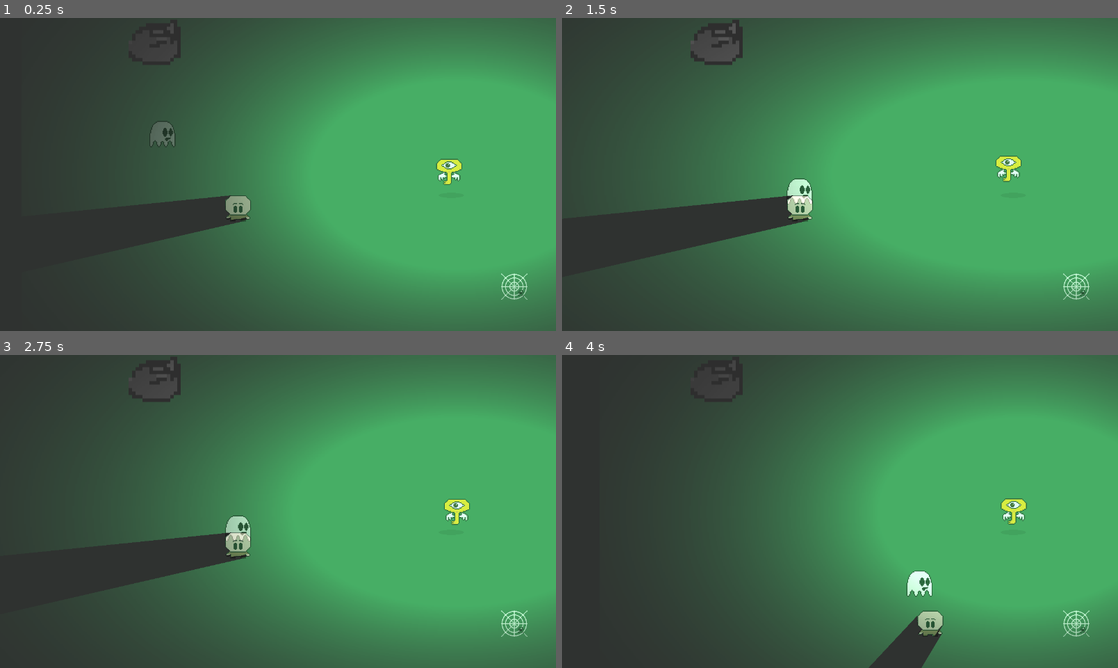
Above: before the commit, frames 1-4 (two rows, left to right).
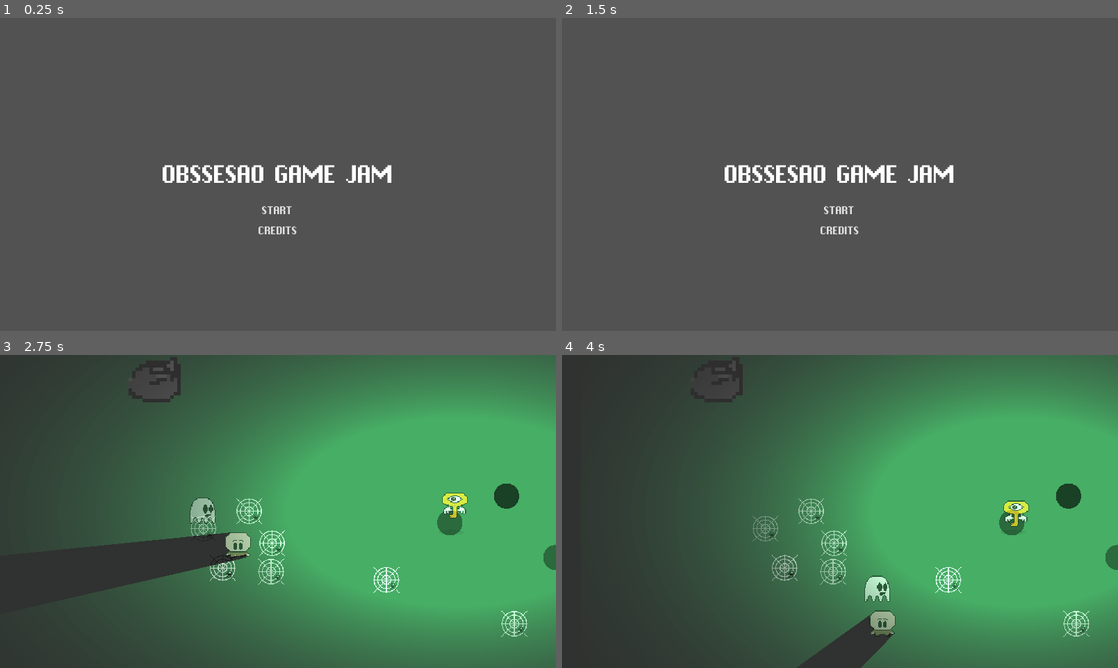
Above: after the commit, the same moments.

Repository: GameJams-fiwon123/GameD3v-OBSESSAO
Game: Godot game, scene res://Scenes/Screens/MainMenu.tscn
Two runs of this game, one before a commit and one after it. Both use one fixed random seed, a clock stepped at 60 frames per second and the inputs below. Before the commit the project starts from res://Scenes/Level1.tscn.
Inputs (mouse positions are in pixels of both pictures, inside the frame that each line leads up to):
- Up to frame 1 (0.25 s): no input
- Up to frame 2 (1.5 s): click (840, 230) at 0.5 s, where only the run after the commit has a clickable "CREDITS"; click (595, 33) at 1.25 s, where only the run after the commit has a clickable "Go Back"
- Up to frame 3 (2.75 s): click (278, 545) at 2 s, where only the run after the commit has a clickable "START"
- Up to frame 4 (4 s): hold D (right) 2.78-3.53 s; tap Space (jump) at 3.02, 3.77 s; hold S (down) from 3.53 s (still down)

The runs differ from the first frame. In frame 1, 99% of the frame differs, in the area x 0-100%, y 0-100%; in frame 2, 99%; in frame 3, 2.3%; in frame 4, 5.3%.
Error in both runs: Invalid get index '0' (on base: 'PoolVector2Array'). (res://Scripts/Key.gd:28)

Commit message:
All Screen completed

Diff:
--- a/obsessao/Scenes/Level1.tscn
+++ b/obsessao/Scenes/Level/Level1.tscn
@@ -3,11 +3,11 @@
 [ext_resource path="res://GFX/cenario_teste.png" type="Texture" id=1]
 [ext_resource path="res://Scripts/Navigation2D.gd" type="Script" id=2]
 [ext_resource path="res://Scripts/Destinations.gd" type="Script" id=3]
-[ext_resource path="res://Scenes/Player.tscn" type="PackedScene" id=4]
-[ext_resource path="res://Scenes/Key.tscn" type="PackedScene" id=5]
-[ext_resource path="res://Scenes/Ghost.tscn" type="PackedScene" id=6]
-[ext_resource path="res://Scenes/Teia.tscn" type="PackedScene" id=7]
-[ext_resource path="res://Scenes/Buraco.tscn" type="PackedScene" id=8]
+[ext_resource path="res://Scenes/Objects/Player.tscn" type="PackedScene" id=4]
+[ext_resource path="res://Scenes/Objects/Key.tscn" type="PackedScene" id=5]
+[ext_resource path="res://Scenes/Objects/Ghost.tscn" type="PackedScene" id=6]
+[ext_resource path="res://Scenes/Objects/Teia.tscn" type="PackedScene" id=7]
+[ext_resource path="res://Scenes/Objects/Buraco.tscn" type="PackedScene" id=8]
 
 [sub_resource type="NavigationPolygon" id=1]
 vertices = PoolVector2Array( 79.0388, 83.8196, 9462.43, 74.9933, 9469.21, 945.205, 79.0388, 981.47 )
@@ -83,7 +83,49 @@
 [node name="Teia" parent="Teias" instance=ExtResource( 7 )]
 position = Vector2( 804.916, 416.024 )
 
+[node name="Teia2" parent="Teias" instance=ExtResource( 7 )]
+position = Vector2( 657.548, 365.498 )
+
+[node name="Teia3" parent="Teias" instance=ExtResource( 7 )]
+position = Vector2( 525.97, 323.393 )
+
+[node name="Teia4" parent="Teias" instance=ExtResource( 7 )]
+position = Vector2( 499.654, 286.551 )
+
+[node name="Teia5" parent="Teias" instance=ExtResource( 7 )]
+position = Vector2( 447.023, 306.551 )
+
+[node name="Teia6" parent="Teias" instance=ExtResource( 7 )]
+position = Vector2( 524.917, 356.024 )
+
+[node name="Teia7" parent="Teias" instance=ExtResource( 7 )]
+position = Vector2( 469.128, 351.814 )
+
+[node name="Teia8" parent="Teias" instance=ExtResource( 7 )]
+position = Vector2( 469.128, 351.814 )
+
 [node name="Buracos" type="Node2D" parent="."]
 
 [node name="Buraco" parent="Buracos" instance=ExtResource( 8 )]
 position = Vector2( 1015.98, 323.857 )
+
+[node name="Buraco2" parent="Buracos" instance=ExtResource( 8 )]
+position = Vector2( 730.718, 299.647 )
+
+[node name="Buraco3" parent="Buracos" instance=ExtResource( 8 )]
+position = Vector2( 926.507, 256.489 )
+
+[node name="Buraco4" parent="Buracos" instance=ExtResource( 8 )]
+position = Vector2( 924.401, 399.646 )
+
+[node name="Buraco5" parent="Buracos" instance=ExtResource( 8 )]
+position = Vector2( 992.822, 369.12 )
+
+[node name="Buraco6" parent="Buracos" instance=ExtResource( 8 )]
+position = Vector2( 852.823, 339.646 )
+
+[node name="Buraco7" parent="Buracos" instance=ExtResource( 8 )]
+position = Vector2( 795.981, 269.12 )
+
+[node name="Buraco8" parent="Buracos" instance=ExtResource( 8 )]
+position = Vector2( 795.981, 269.12 )
--- a/obsessao/Scenes/Light2D.tscn
+++ b/obsessao/Scenes/Light/Light2D.tscn
@@ -1,6 +1,6 @@
 [gd_scene load_steps=2 format=2]
 
-[ext_resource path="res://Scenes/light.png" type="Texture" id=1]
+[ext_resource path="res://Scenes/Light/light.png" type="Texture" id=1]
 
 [node name="Light2D" type="Light2D"]
 position = Vector2( 2.91003, -1.94 )
--- a/obsessao/Scenes/Key.tscn
+++ b/obsessao/Scenes/Objects/Key.tscn
@@ -3,7 +3,8 @@
 [ext_resource path="res://Scripts/Key.gd" type="Script" id=1]
 [ext_resource path="res://GFX/Item_perseguido.png" type="Texture" id=2]
 [ext_resource path="res://GFX/Buraco.png" type="Texture" id=3]
-[ext_resource path="res://Scenes/Light2D.tscn" type="PackedScene" id=4]
+[ext_resource path="res://Scenes/Light/Light2D.tscn" type="PackedScene" id=4]
+
 
 [sub_resource type="RectangleShape2D" id=1]
 extents = Vector2( 9.30023, 10.2446 )
--- /dev/null
+++ b/obsessao/Scenes/Screens/Credits.tscn
@@ -0,0 +1,77 @@
+[gd_scene load_steps=6 format=2]
+
+[ext_resource path="res://Scripts/Credits.gd" type="Script" id=1]
+[ext_resource path="res://GFX/Fonts/RPGSystem.ttf" type="DynamicFontData" id=2]
+
+[sub_resource type="DynamicFont" id=1]
+size = 72
+font_data = ExtResource( 2 )
+
+[sub_resource type="DynamicFont" id=2]
+size = 32
+font_data = ExtResource( 2 )
+
+[sub_resource type="DynamicFont" id=3]
+size = 32
+font_data = ExtResource( 2 )
+
+[node name="Credits" type="Control"]
+anchor_right = 1.0
+anchor_bottom = 1.0
+script = ExtResource( 1 )
+
+[node name="ColorRect" type="ColorRect" parent="."]
+anchor_right = 1.0
+anchor_bottom = 1.0
+color = Color( 0.321569, 0.321569, 0.321569, 1 )
+
+[node name="VBoxContainer" type="VBoxContainer" parent="ColorRect"]
+anchor_left = 0.5
+anchor_top = 0.5
+anchor_right = 0.5
+anchor_bottom = 0.5
+margin_left = -98.0
+margin_top = -52.0
+margin_right = 98.0
+margin_bottom = 52.0
+custom_constants/separation = 30
+
+[node name="Title" type="Label" parent="ColorRect/VBoxContainer"]
+margin_right = 196.0
+margin_bottom = 68.0
+custom_fonts/font = SubResource( 1 )
+text = "CREDITS"
+
+[node name="VBoxContainer" type="VBoxContainer" parent="ColorRect/VBoxContainer"]
+margin_top = 98.0
+margin_right = 196.0
+margin_bottom = 168.0
+custom_constants/separation = 10
+
+[node name="Label" type="Label" parent="ColorRect/VBoxContainer/VBoxContainer"]
+margin_right = 196.0
+margin_bottom = 30.0
+custom_fonts/font = SubResource( 2 )
+text = "Euler Moises"
+align = 1
+valign = 1
+
+[node name="Label2" type="Label" parent="ColorRect/VBoxContainer/VBoxContainer"]
+margin_top = 40.0
+margin_right = 196.0
+margin_bottom = 70.0
+custom_fonts/font = SubResource( 2 )
+text = "Felipe Inoue"
+align = 1
+valign = 1
+
+[node name="ButtonGoBack" type="Button" parent="ColorRect"]
+margin_left = 25.6596
+margin_top = 20.9942
+margin_right = 129.66
+margin_bottom = 56.9942
+custom_fonts/font = SubResource( 3 )
+text = "Go Back"
+flat = true
+
+[connection signal="pressed" from="ColorRect/ButtonGoBack" to="." method="_on_ButtonGoBack_pressed"]
--- /dev/null
+++ b/obsessao/Scenes/Screens/MainMenu.tscn
@@ -0,0 +1,63 @@
+[gd_scene load_steps=5 format=2]
+
+[ext_resource path="res://Scripts/MainMenu.gd" type="Script" id=1]
+[ext_resource path="res://GFX/Fonts/RPGSystem.ttf" type="DynamicFontData" id=2]
+
+[sub_resource type="DynamicFont" id=1]
+size = 72
+font_data = ExtResource( 2 )
+
+[sub_resource type="DynamicFont" id=2]
+size = 32
+font_data = ExtResource( 2 )
+
+[node name="MainMenu" type="Control"]
+anchor_right = 1.0
+anchor_bottom = 1.0
+script = ExtResource( 1 )
+
+[node name="ColorRect" type="ColorRect" parent="."]
+anchor_right = 1.0
+anchor_bottom = 1.0
+color = Color( 0.321569, 0.321569, 0.321569, 1 )
+
+[node name="VBoxContainer" type="VBoxContainer" parent="ColorRect"]
+anchor_left = 0.5
+anchor_top = 0.5
+anchor_right = 0.5
+anchor_bottom = 0.5
+margin_left = -266.0
+margin_top = -34.0
+margin_right = 266.0
+margin_bottom = 34.0
+custom_constants/separation = 30
+
+[node name="Title" type="Label" parent="ColorRect/VBoxContainer"]
+margin_right = 532.0
+margin_bottom = 68.0
+custom_fonts/font = SubResource( 1 )
+text = "OBSSESAO GAME JAM"
+
+[node name="VBoxContainer2" type="VBoxContainer" parent="ColorRect/VBoxContainer"]
+margin_top = 98.0
+margin_right = 532.0
+margin_bottom = 180.0
+custom_constants/separation = 10
+
+[node name="ButtonStart" type="Button" parent="ColorRect/VBoxContainer/VBoxContainer2"]
+margin_right = 532.0
+margin_bottom = 36.0
+custom_fonts/font = SubResource( 2 )
+text = "START"
+flat = true
+
+[node name="ButtonCredits" type="Button" parent="ColorRect/VBoxContainer/VBoxContainer2"]
+margin_top = 46.0
+margin_right = 532.0
+margin_bottom = 82.0
+custom_fonts/font = SubResource( 2 )
+text = "CREDITS"
+flat = true
+
+[connection signal="pressed" from="ColorRect/VBoxContainer/VBoxContainer2/ButtonStart" to="." method="_on_ButtonStart_pressed"]
+[connection signal="pressed" from="ColorRect/VBoxContainer/VBoxContainer2/ButtonCredits" to="." method="_on_ButtonCredits_pressed"]
--- /dev/null
+++ b/obsessao/Scripts/Credits.gd
@@ -0,0 +1,4 @@
+extends Control
+
+func _on_ButtonGoBack_pressed():
+	get_tree().change_scene(Global.MAIN_MENU)
--- a/obsessao/Scripts/Global.gd
+++ b/obsessao/Scripts/Global.gd
@@ -4,3 +4,10 @@
 var key
 var navigation
 var destinations
+
+#Scenes
+var MAIN_MENU = "res://Scenes/Screens/MainMenu.tscn"
+var CREDITS = "res://Scenes/Screens/Credits.tscn"
+
+#Level
+var LEVEL1 = "res://Scenes/Level/Level1.tscn"
--- /dev/null
+++ b/obsessao/Scripts/MainMenu.gd
@@ -0,0 +1,7 @@
+extends Control
+
+func _on_ButtonStart_pressed():
+	get_tree().change_scene(Global.LEVEL1)
+
+func _on_ButtonCredits_pressed():
+	get_tree().change_scene(Global.CREDITS)
--- a/obsessao/project.godot
+++ b/obsessao/project.godot
@@ -16,7 +16,7 @@
 [application]
 
 config/name="Obsessao"
-run/main_scene="res://Scenes/Level1.tscn"
+run/main_scene="res://Scenes/Screens/MainMenu.tscn"
 config/icon="res://icon.png"
 
 [autoload]
@@ -27,6 +27,8 @@
 
 window/size/width=1280
 window/size/height=720
+window/stretch/mode="2d"
+window/stretch/aspect="keep"
 
 [input]
 
@@ -65,4 +67,7 @@
 
 [rendering]
 
+quality/driver/driver_name="GLES2"
+quality/intended_usage/framebuffer_allocation=0
+quality/intended_usage/framebuffer_allocation.mobile=0
 environment/default_environment="res://default_env.tres"
Binary file added: obsessao/GFX/Fonts/RPGSystem.ttf
Renamed: obsessao/Scenes/light.png -> obsessao/Scenes/Light/light.png
Not shown, changed: obsessao/Scenes/Light/light.png.import
Renamed: obsessao/Scenes/Buraco.tscn -> obsessao/Scenes/Objects/Buraco.tscn
Renamed: obsessao/Scenes/Ghost.tscn -> obsessao/Scenes/Objects/Ghost.tscn
Renamed: obsessao/Scenes/Player.tscn -> obsessao/Scenes/Objects/Player.tscn
Renamed: obsessao/Scenes/Teia.tscn -> obsessao/Scenes/Objects/Teia.tscn
